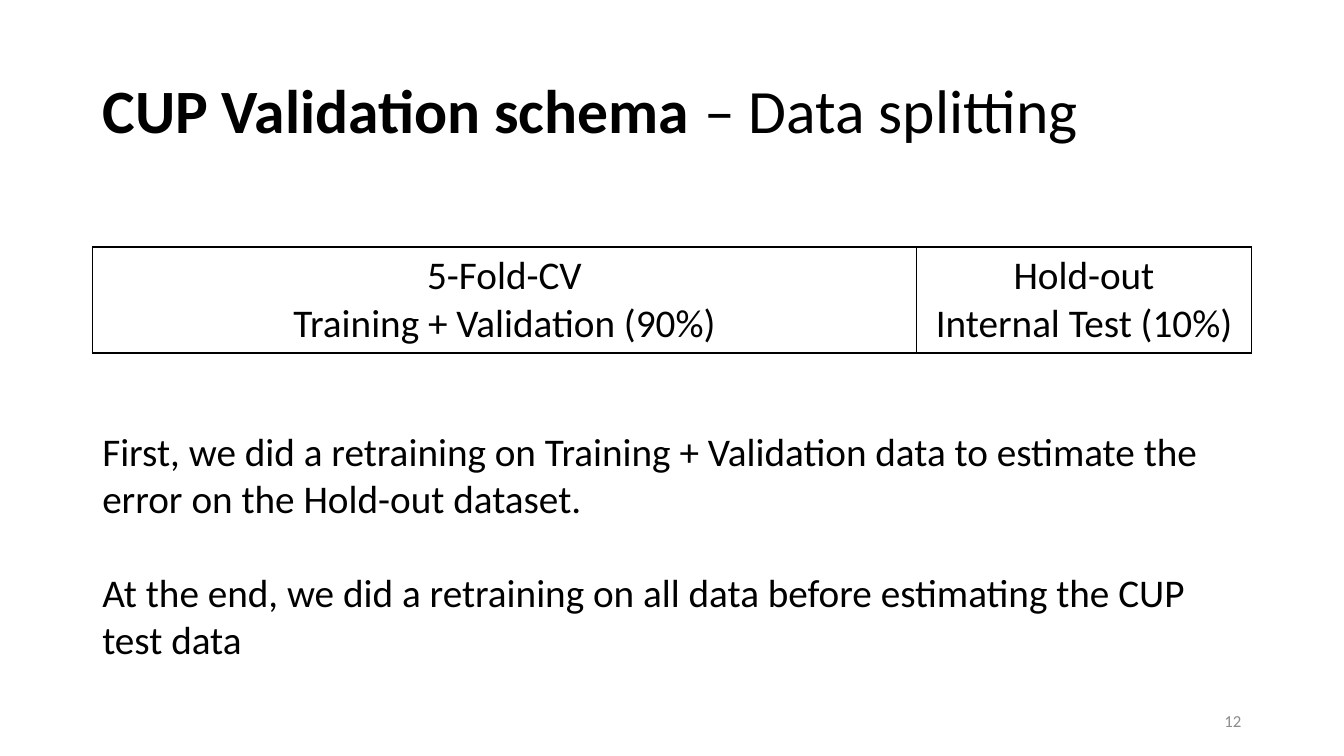
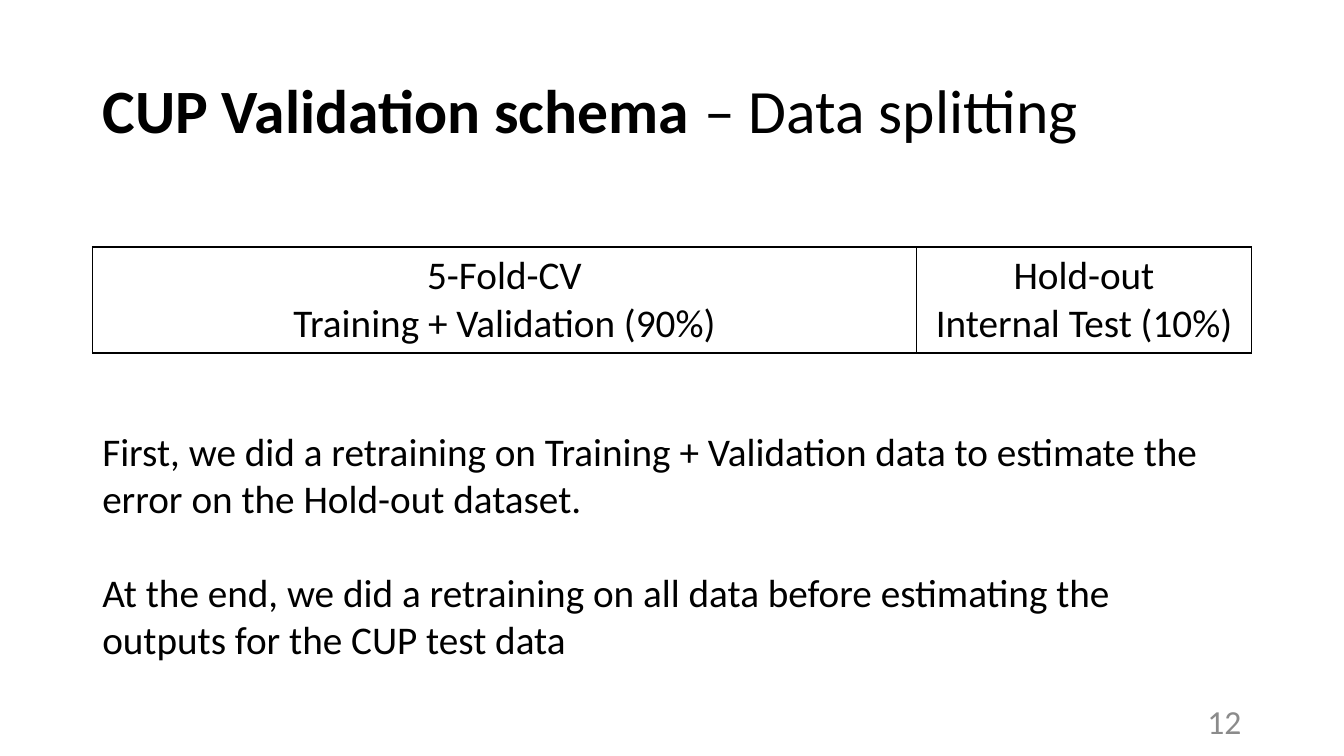
Before and after one commit to tommasoDR/NN-Implementation, a slide deck: slide 12 of Report.pptx. Drawn at 1344x756 pixels with LibreOffice and Linux fonts; fonts in the diff are those of the drawing. Boxes give left, top, right and bottom in pixels: in the first picture for what was removed or moved away, otherwise in the second. Text is boxed around its words. In the diff, an @@ line names an element or a change of style, - is before the commit and + after.

```diff
--- a/Report.pptx
+++ b/Report.pptx
@@ text at <box>102,579,1109,661</box>: text changed @@
-At the end, we did a retraining on all data before estimating the CUP test data
+At the end, we did a retraining on all data before estimating the outputs for the CUP test data
@@ page number at <box>1207,712,1241,734</box>: size 12 to 24 pt @@
```
Also in this commit, not shown: 17 other slides changed, 6 slides added, 1 slide removed, 15 other files.
